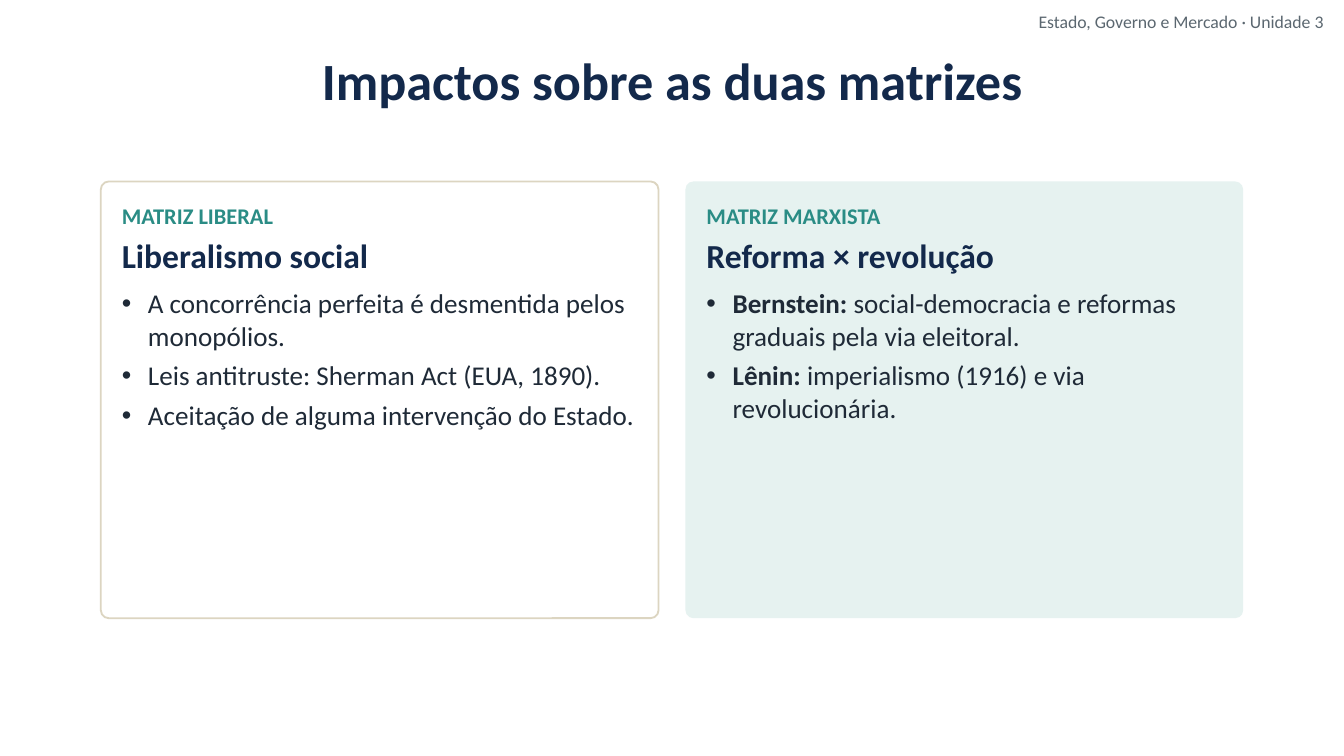
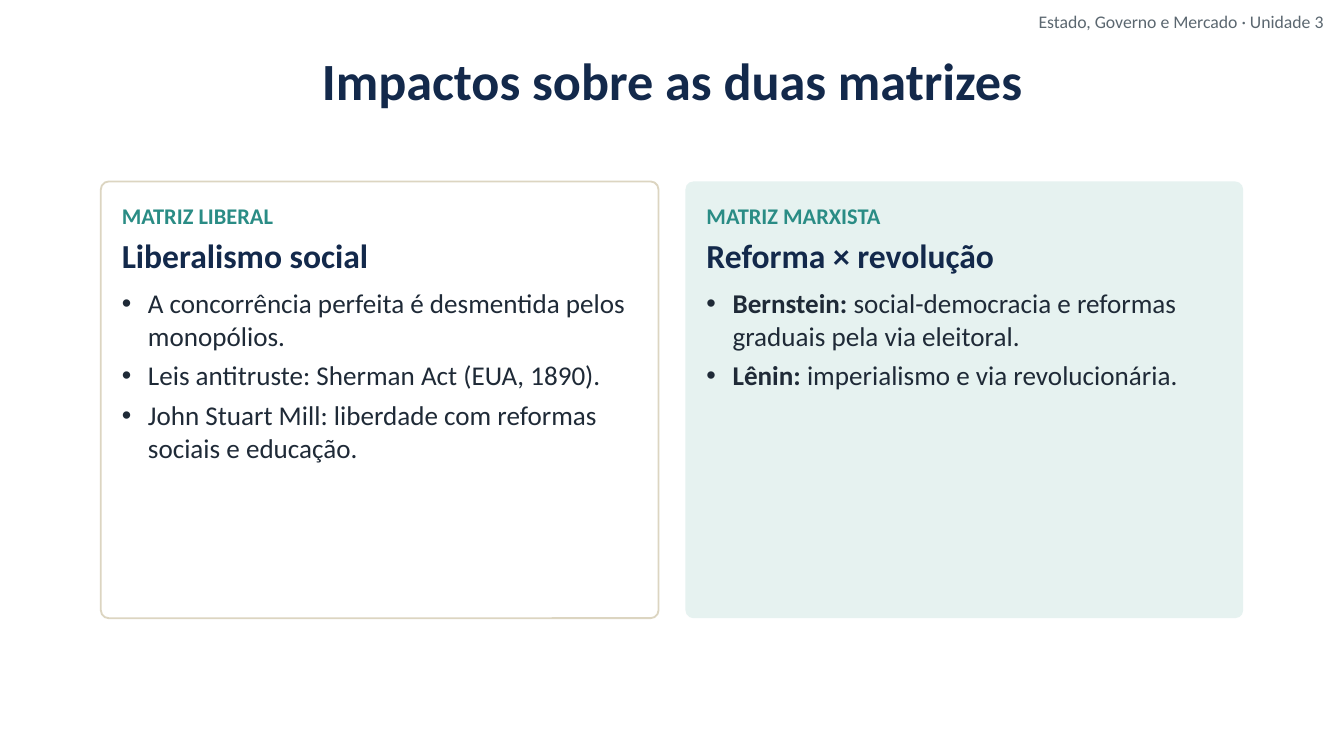
Before and after one commit to cleitonfranco74/gestao_publica, a slide deck: slide 14 of disciplina-01-estado-governo-mercado/materiais/03_Unidade_3_Matriz_Marxista.pptx (slide 7 before the commit). Drawn at 1344x756 pixels with LibreOffice and Linux fonts; fonts in the diff are those of the drawing; background and template pictures are left out. Boxes give left, top, right and bottom in pixels: in the first picture for what was removed or moved away, otherwise in the second. Text is boxed around its words. In the diff, an @@ line names an element or a change of style, - is before the commit and + after.

```diff
--- a/disciplina-01-estado-governo-mercado/materiais/03_Unidade_3_Matriz_Marxista.pptx
+++ b/disciplina-01-estado-governo-mercado/materiais/03_Unidade_3_Matriz_Marxista.pptx
@@ text in rounded rectangle at (x1=733, y1=366, x2=1177, y2=390): text changed @@
-• Lênin: imperialismo (1916) e via revolucionária.
+• Lênin: imperialismo e via revolucionária.
@@ text in rounded rectangle at (x1=148, y1=406, x2=596, y2=463): text changed @@
-• Aceitação de alguma intervenção do Estado.
+• John Stuart Mill: liberdade com reformas sociais e educação.
```
Also in this commit, not shown: 19 slides added, 9 other files.
